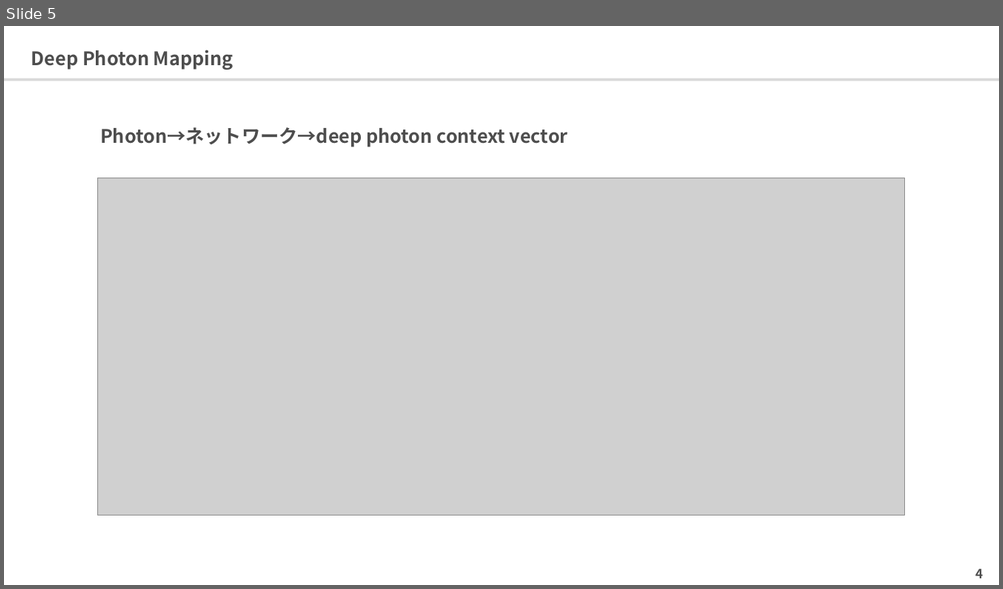
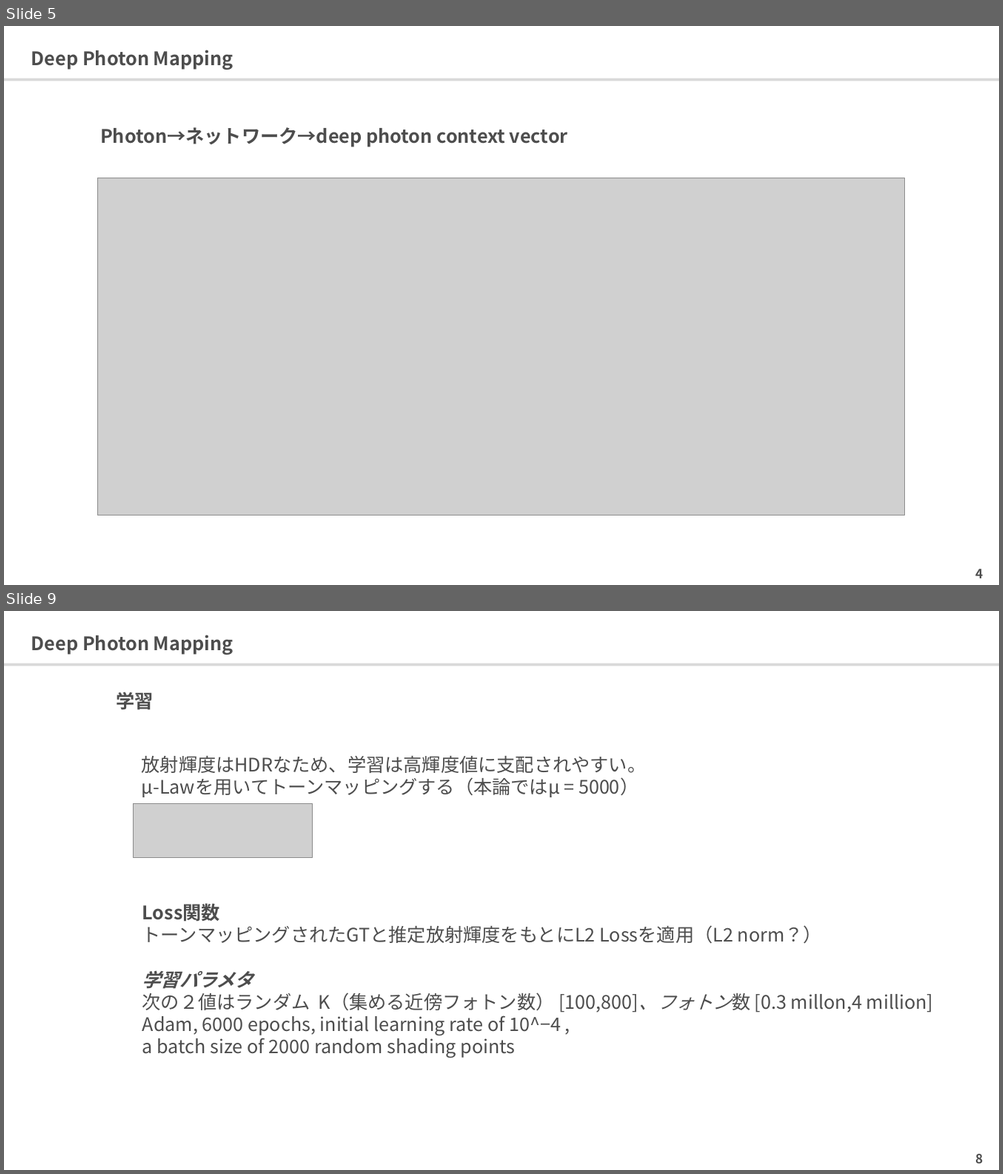
Before and after one commit to 0V/survey-paper-rendering, a slide deck: ppts/photonmapping/Deep Photon Mapping.pptx. Shown one above the other, each under a label of ours: slide 5 before the commit, slides 5 and 9 after it; the slides between them are not shown. The pictures are 1003x589 and 1003x1174 pixels, drawn with LibreOffice and Linux fonts; fonts in the diff are those of the drawing; grey boxes stand for pictures. Boxes give left, top, right and bottom in pixels: in the first picture for what was removed or moved away, otherwise in the second. Text is boxed around its words. In the diff, an @@ line names an element or a change of style, - is before the commit and + after.

```diff
--- a/ppts/photonmapping/Deep Photon Mapping.pptx
+++ b/ppts/photonmapping/Deep Photon Mapping.pptx
@@ slide 9 added at <box>4,611,999,1170</box>, background #FFFFFF; not listed: 1 template element that a slide beside it also shows @@
@@ title added at <box>31,635,233,655</box>, 18 pt, text #4D4D4D, bold @@
+Deep Photon Mapping
@@ text added at <box>116,692,153,710</box>, 18 pt, text #4D4D4D, bold @@
+学習
@@ text added at <box>142,756,646,797</box>, 18 pt, text #4D4D4D @@
+放射輝度はHDRなため、学習は高輝度値に支配されやすい。
+µ-Lawを用いてトーンマッピングする（本論ではµ = 5000）
@@ picture added at <box>133,804,312,858</box> @@
@@ text added at <box>142,903,933,1059</box>, 18 pt, text #4D4D4D @@
+Loss関数
+トーンマッピングされたGTと推定放射輝度をもとにL2 Lossを適用（L2 norm？）
+学習パラメタ
+次の２値はランダム K（集める近傍フォトン数） [100,800]、フォトン数 [0.3 millon,4 million]
+Adam, 6000 epochs, initial learning rate of 10^−4 ,
+a batch size of 2000 random shading points
@@ page number added at <box>975,1154,982,1164</box>, 12.3 pt, text #4D4D4D, bold @@
+8
```
Also in this commit, not shown: 6 slides changed, 3 other slides added, 6 other files.
